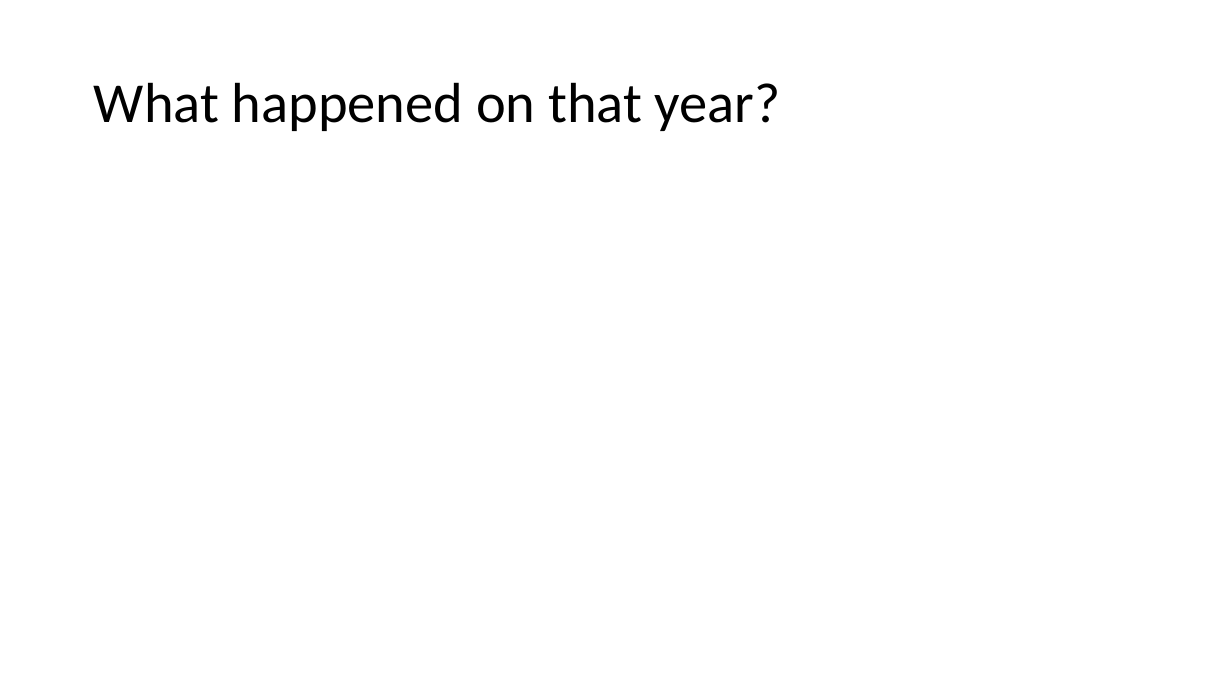
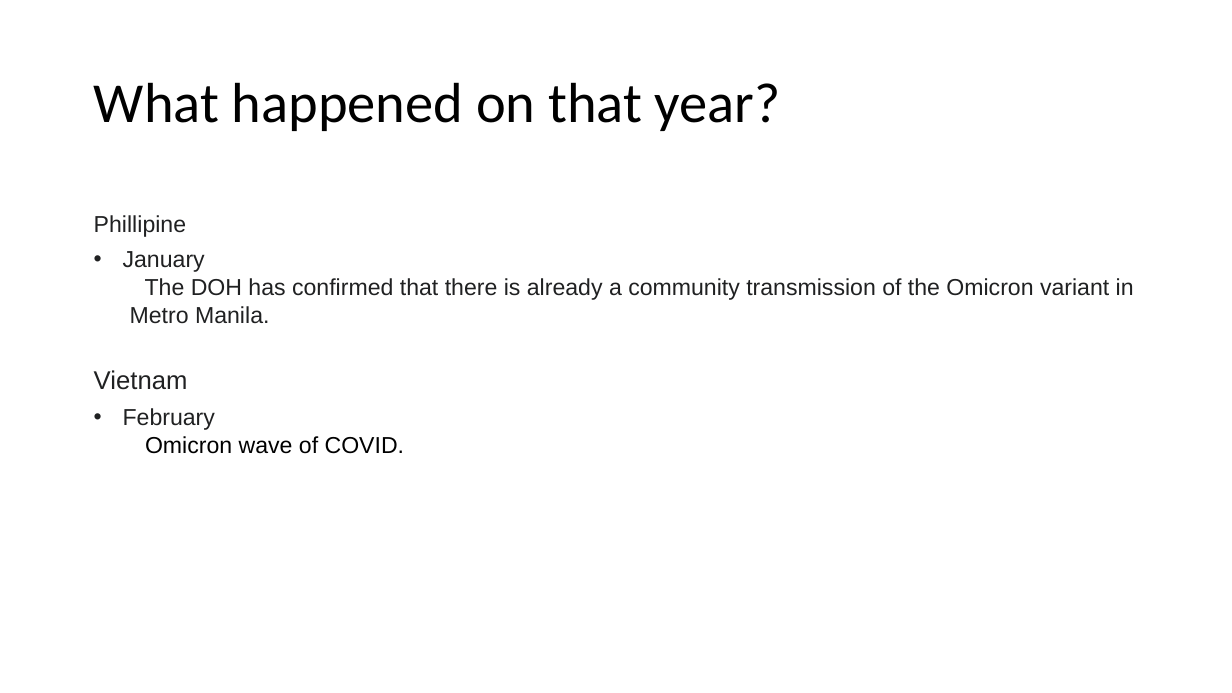
Before and after one commit to HadiSyahputraa/World-WIde-COVID, a slide deck: slide 19 of Final_Report.pptx (slide 20 before the commit). Drawn at 1232x693 pixels with LibreOffice and Linux fonts; fonts in the diff are those of the drawing. Boxes give left, top, right and bottom in pixels: in the first picture for what was removed or moved away, otherwise in the second. Text is boxed around its words. In the diff, an @@ line names an element or a change of style, - is before the commit and + after.

Commit message:
More Info  regarding COVID
Adding more information regarding to covid on the final report

```diff
--- a/Final_Report.pptx
+++ b/Final_Report.pptx
@@ text added at (x1=94, y1=215, x2=1134, y2=324), 18 pt, text #202122 @@
+Phillipine
+• January
+The DOH has confirmed that there is already a community transmission of the Omicron variant in …Metro Manila.
@@ text added at (x1=94, y1=370, x2=404, y2=454), 18 pt, text #000000 @@
+Vietnam
+• February
+Omicron wave of COVID.
```
Also in this commit, not shown: 5 other slides changed, 4 slides added, 4 slides removed, 4 other files.
